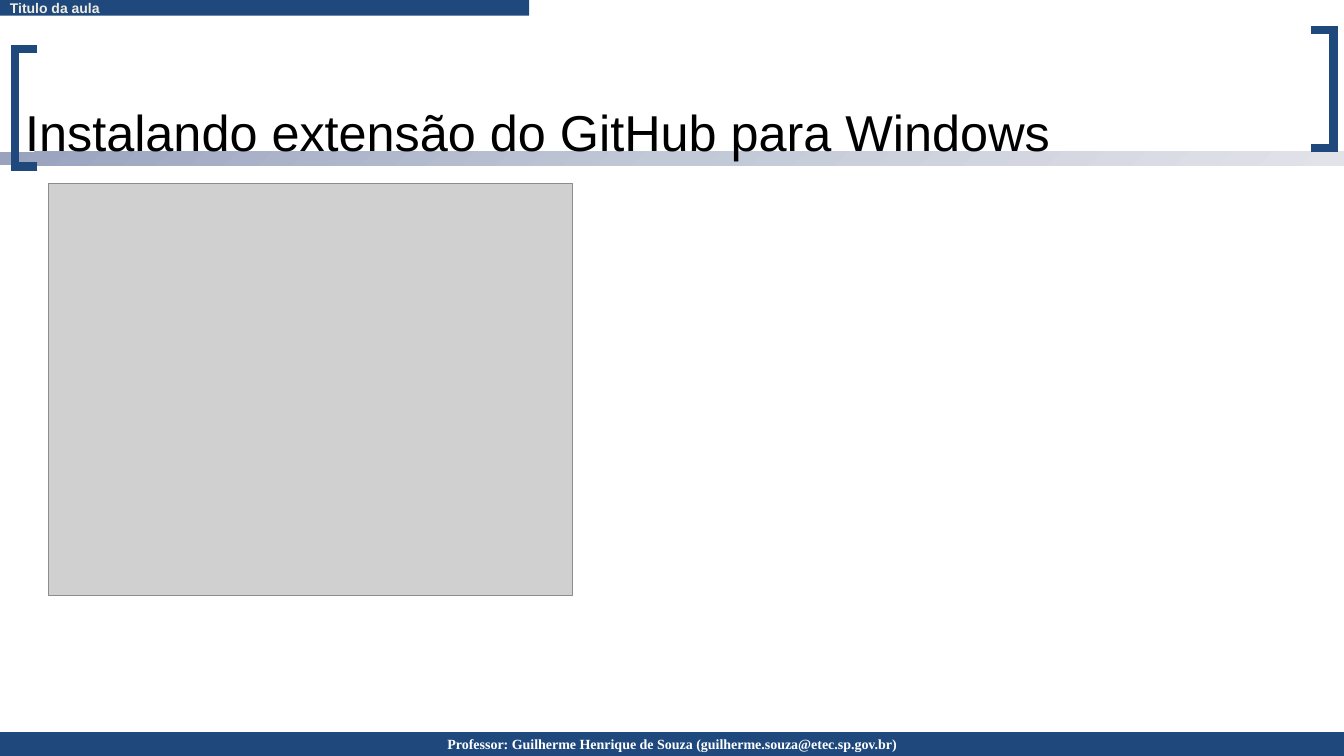
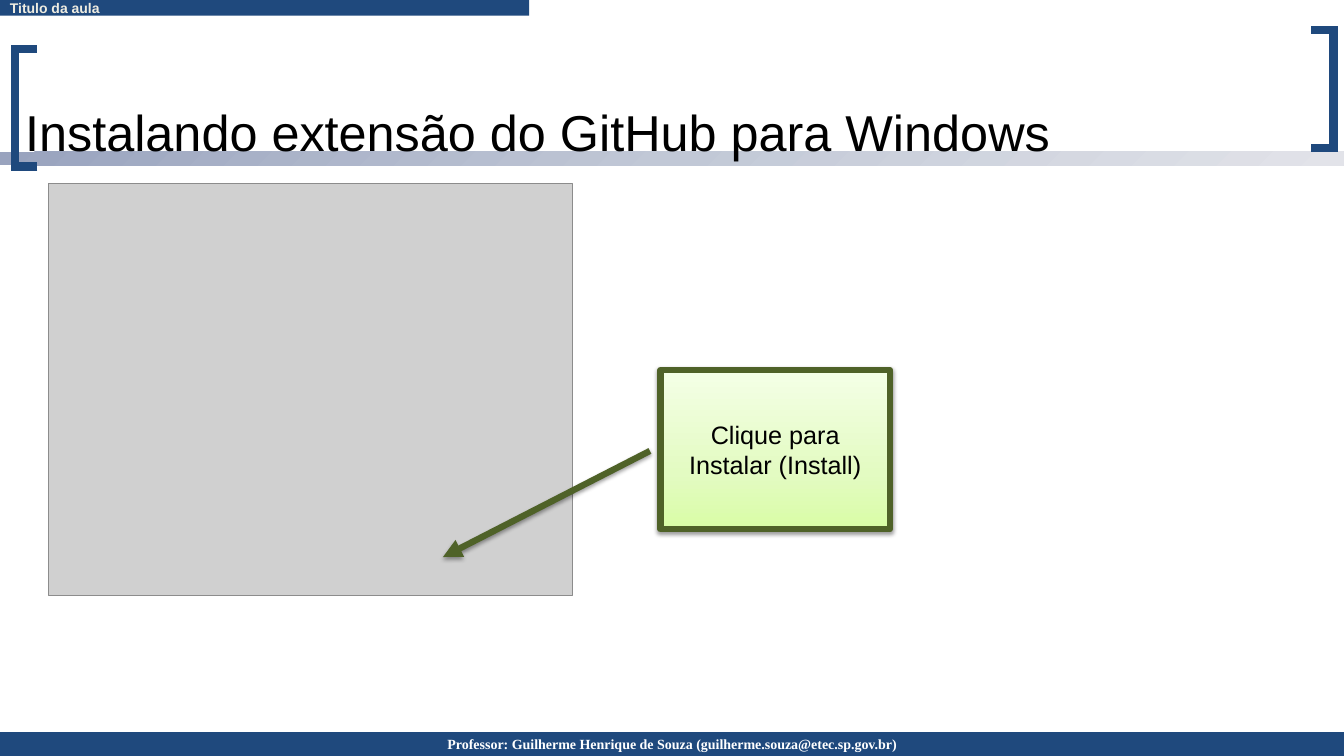
Before and after one commit to guilhermehsouza/Aulas, a slide deck: slide 8 of ProjetoBS - Parte 2 - Instalando extensão do GitHub para Windows.pptx. Drawn at 1344x756 pixels with LibreOffice and Linux fonts; fonts in the diff are those of the drawing; grey boxes stand for pictures. Boxes give left, top, right and bottom in pixels: in the first picture for what was removed or moved away, otherwise in the second. Text is boxed around its words. In the diff, an @@ line names an element or a change of style, - is before the commit and + after.

```diff
--- a/ProjetoBS - Parte 2 - Instalando extensão do GitHub para Windows.pptx
+++ b/ProjetoBS - Parte 2 - Instalando extensão do GitHub para Windows.pptx
@@ rectangle added at (x1=660, y1=370, x2=890, y2=529), fill gradient #DAFDA7 to #E4FCC2 to #F5FFE7, outline #4F6228 4.5 pt, 18 pt, text #000000 @@
+Clique para Instalar (Install)
@@ arrow added from (650, 451) to (443, 558), #4F6228 4.5 pt @@
```
Also in this commit, not shown: 8 other slides changed, 1 slide removed.
